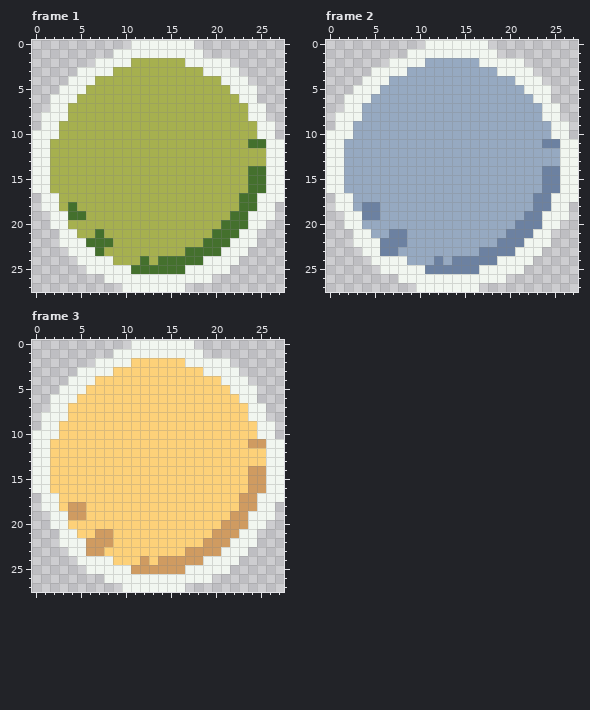
One commit to this pixel-art file: Assets/NodeGraphicsV2.aseprite. Above, as it was before the edit.
28x28 pixels, 48 frames. Colours within 5 levels of each other are drawn and written as one. Shown: frame 1, frame 2, frame 3. The commit also changed other frames, which this record leaves out.
Now the later version:
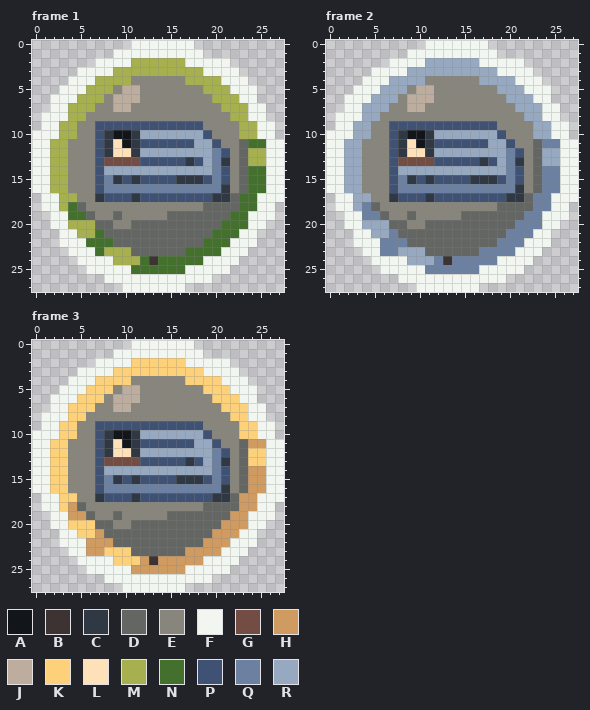
Palette (. is transparent): A #12151a  B #3d3333  C #303843  D #636663  E #87857c  F #f1f6f0  G #734c44  H #cf9b61  J #bcad9f  K #fdd179  L #fee1b8  M #a6b04f  N #44702d  P #405273  Q #6c81a1  R #96a9c1
Change:
layer "Layer 1" now shown
layer "Layer 2" now shown
Changed rows in their new state; - is an unchanged pixel.
Frame 1, layers "Layer 2", "Layer 1":
first column x 4:
 4 -------EEEEEE-------
 5 -----EJJEEEEEEE-----
 6 ----EJJJEEEEEEEE----
 7 ---EEJJEEEEEEEEEE---
 8 --EEEEEEEEEEEEEEEE--
 9 -EEPPPPPPPPPPPPEEEE-
10 -EEPCAACRRRRRRRPEEE-
11 EEEPCLACPPPPPPRRPEED
12 EEEPCLLCRRRRRRRRQPED
13 EEEPGGGGPPPPPCPRQCED
14 EEEPRRRRRRRRRRRRQPED
15 EEEPQCPCPPPPCCCPQPED
16 EEEPQQQQQQQQQQQQQCED
17 -EECPPPCPPPPPPPPCCD-
18 -DEEEEEEEEEEEEEDDDD-
19 --DEEDEEEEEDDDDDDD--
20 ---DDEEDDDDDDDDDD---
21 ----DDDDDDDDDDDD----
22 -----DDDDDDDDDD-----
23 -------DDDDDD-------
24 ---------B----------
Frame 2, layers "Layer 2", "Layer 1":
first column x 4:
 4 -------EEEEEE-------
 5 -----EJJEEEEEEE-----
 6 ----EJJJEEEEEEEE----
 7 ---EEJJEEEEEEEEEE---
 8 --EEEEEEEEEEEEEEEE--
 9 -EEPPPPPPPPPPPPEEEE-
10 -EEPCAAC-------PEEE-
11 EEEPCLACPPPPPP--PEED
12 EEEPCLLC--------QPED
13 EEEPGGGGPPPPPCP-QCED
14 EEEP------------QPED
15 EEEPQCPCPPPPCCCPQPED
16 EEEPQQQQQQQQQQQQQCED
17 -EECPPPCPPPPPPPPCCD-
18 -DEEEEEEEEEEEEEDDDD-
19 --DEEDEEEEEDDDDDDD--
20 ---DDEEDDDDDDDDDD---
21 ----DDDDDDDDDDDD----
22 -----DDDDDDDDDD-----
23 -------DDDDDD-------
24 ---------B----------
Frame 3, layers "Layer 2", "Layer 1": the same change as frame 1
Changed places in both pictures, as pixel boxes (x1, y1, x2, y2):
changed: (68, 76, 248, 265)
changed: (362, 76, 542, 265)
changed: (68, 376, 248, 565)
